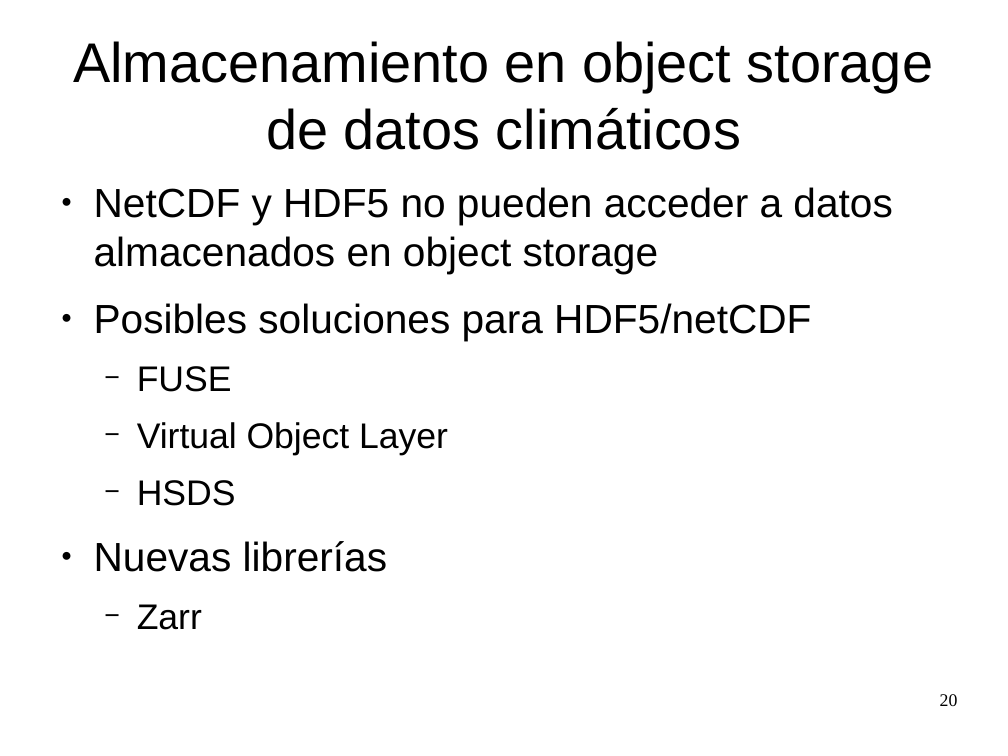
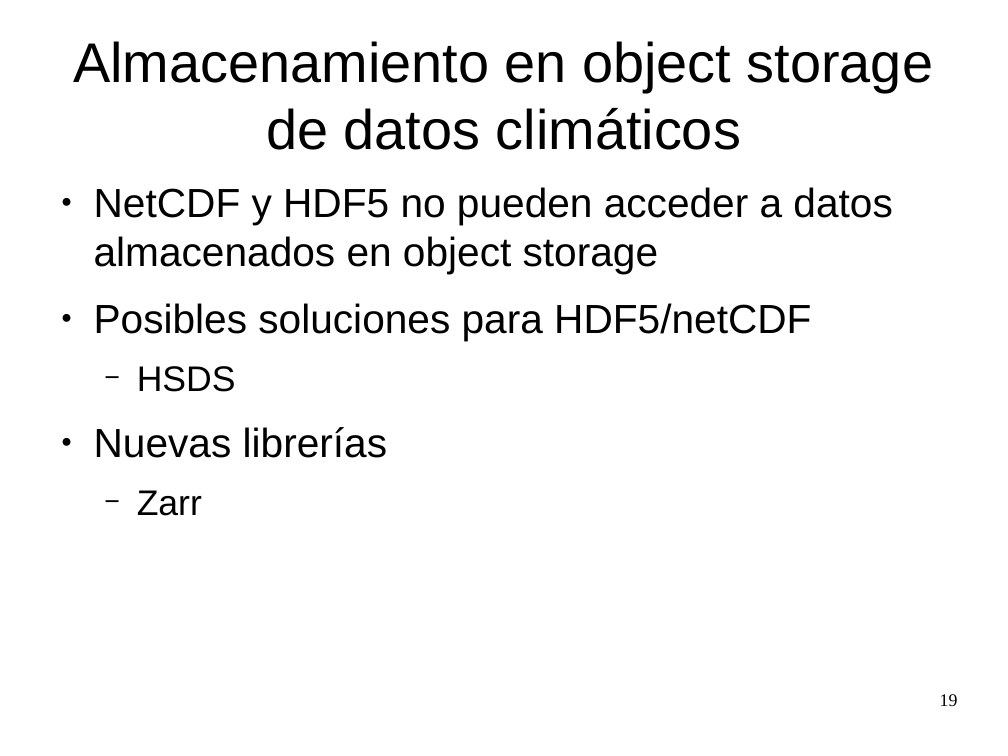
Before and after one commit to zequihg50/tfm, a slide deck: slide 19 of presentacion.odp (slide 20 before the commit). Drawn at 1008x756 pixels with LibreOffice and Linux fonts; fonts in the diff are those of the drawing. Boxes give left, top, right and bottom in pixels: in the first picture for what was removed or moved away, otherwise in the second. Text is boxed around its words. In the diff, an @@ line names an element or a change of style, - is before the commit and + after.

```diff
--- a/presentacion.odp
+++ b/presentacion.odp
@@ text at [137,366,448,455]: paragraphs removed @@
-  − FUSE
-  − Virtual Object Layer
@@ page number at [940,694,958,706]: text changed @@
-20
+19
```
Also in this commit, not shown: 2 other slides changed, 3 slides removed, 1 other file.
